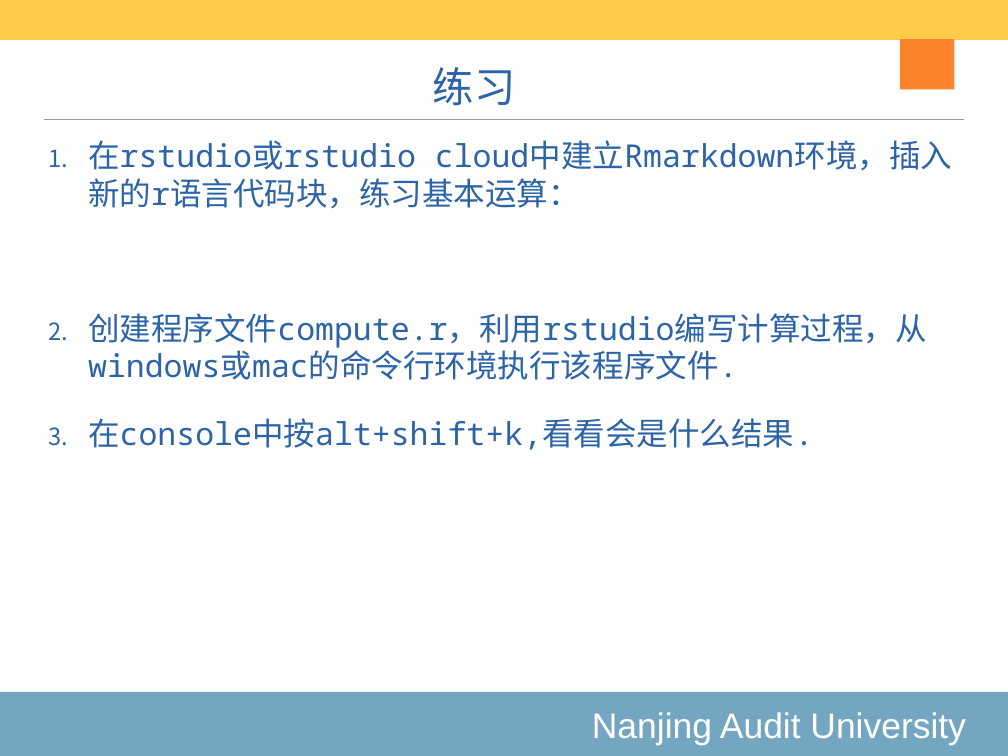
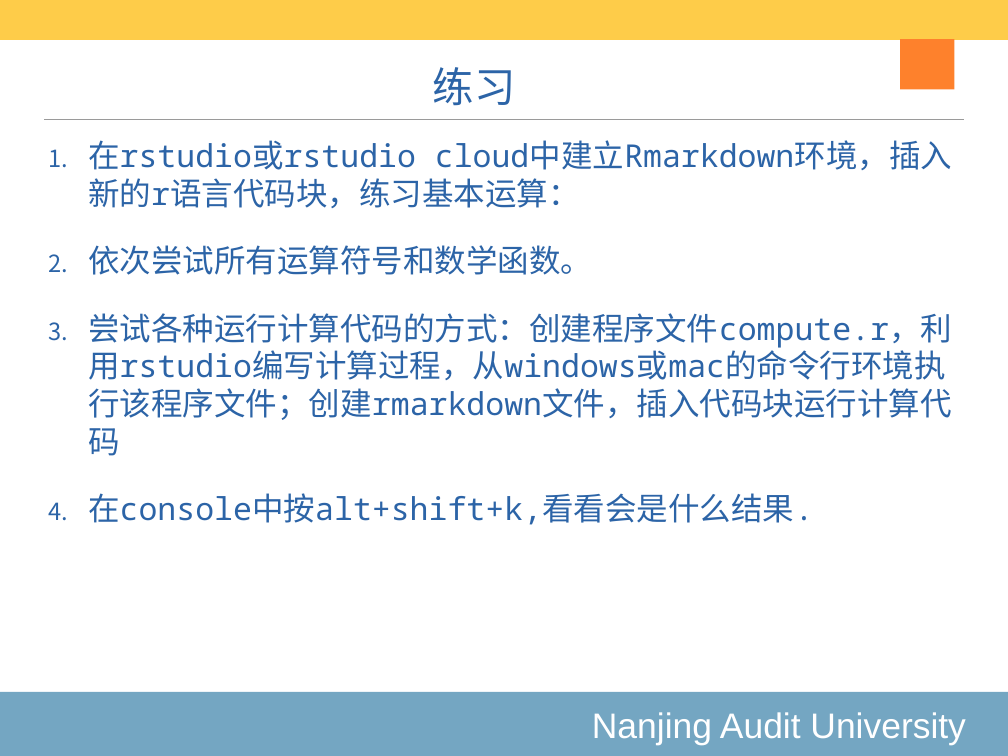
Before and after one commit to exoplanetX/DataAnalytics, a slide deck: slide 22 of 2020-1-绪论.pptx (slide 20 before the commit). Drawn at 1008x756 pixels with LibreOffice and Linux fonts; fonts in the diff are those of the drawing. Boxes give left, top, right and bottom in pixels: in the first picture for what was removed or moved away, otherwise in the second. Text is boxed around its words. In the diff, an @@ line names an element or a change of style, - is before the commit and + after.

```diff
--- a/2020-1-绪论.pptx
+++ b/2020-1-绪论.pptx
@@ text at (x1=88, y1=245, x2=952, y2=456): text changed @@
-2. 创建程序文件compute.r，利用rstudio编写计算过程，从windows或mac的命令行环境执行该程序文件.
+2. 依次尝试所有运算符号和数学函数。
+3. 尝试各种运行计算代码的方式：创建程序文件compute.r，利用rstudio编写计算过程，从windows或mac的命令行环境执行该程序文件；创建rmarkdown文件，插入代码块运行计算代码
```
Also in this commit, not shown: 9 other slides changed, 2 slides added, 2 other files.
